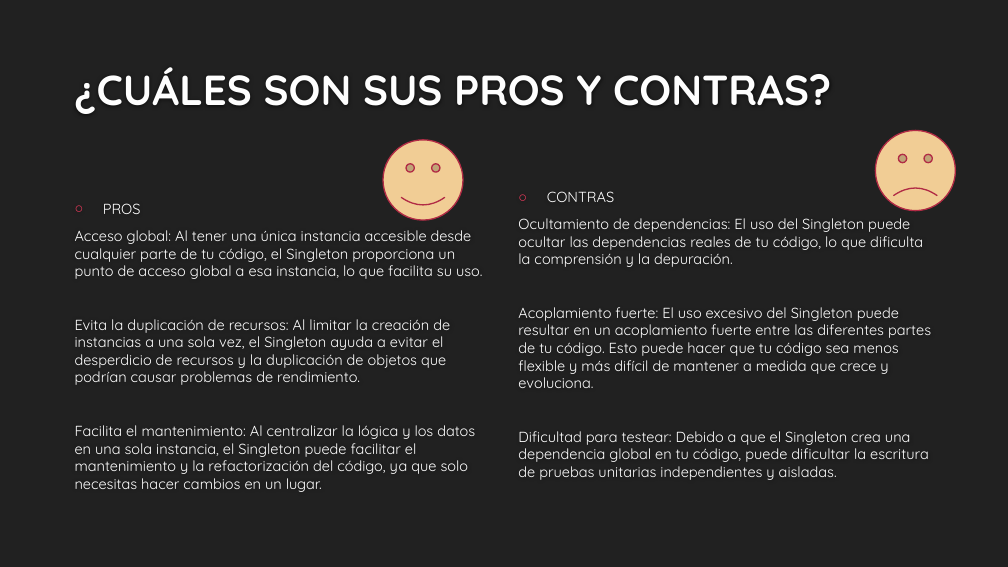
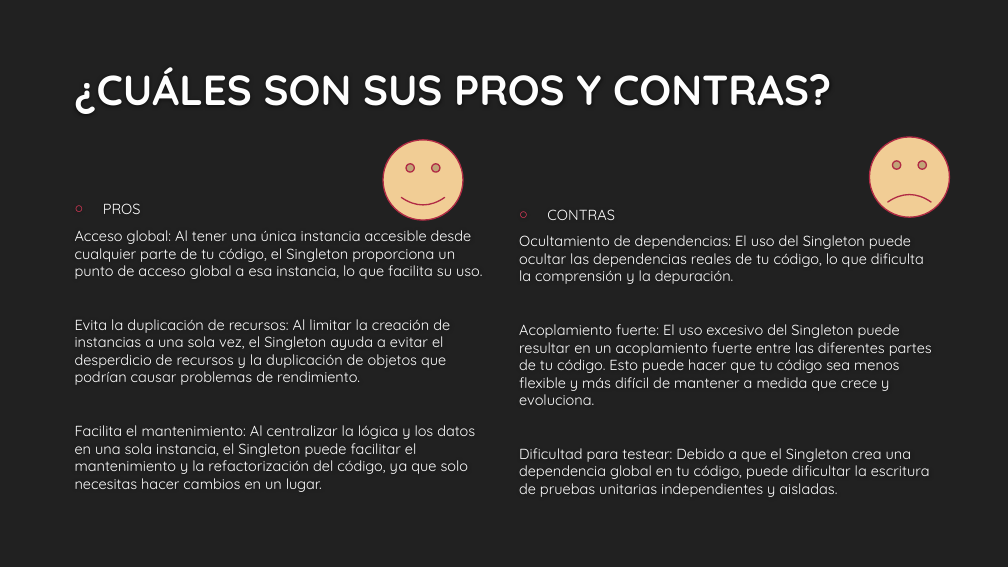
Before and after one commit to EmmisFrh12/Taller-2-Scripting, a slide deck: slide 6 of Presentación/TALLER 2 PRESENTACIÓN.pptx. Drawn at 1008x567 pixels with LibreOffice and Linux fonts; fonts in the diff are those of the drawing; background and template pictures are left out. Boxes give left, top, right and bottom in pixels: in the first picture for what was removed or moved away, otherwise in the second. Text is boxed around its words. In the diff, an @@ line names an element or a change of style, - is before the commit and + after.

Commit message:
Ya
ya

```diff
--- a/Presentación/TALLER 2 PRESENTACIÓN.pptx
+++ b/Presentación/TALLER 2 PRESENTACIÓN.pptx
@@ smiley face: place and size @@
-smiley face at box(876, 131, 956, 211)
+smiley face at box(870, 137, 950, 217)
@@ text "CONTRAS": place and size @@
-text "CONTRAS" at box(518, 191, 931, 480)
+text "CONTRAS" at box(519, 209, 932, 497)
```
Also in this commit, not shown: 1 slide added.
